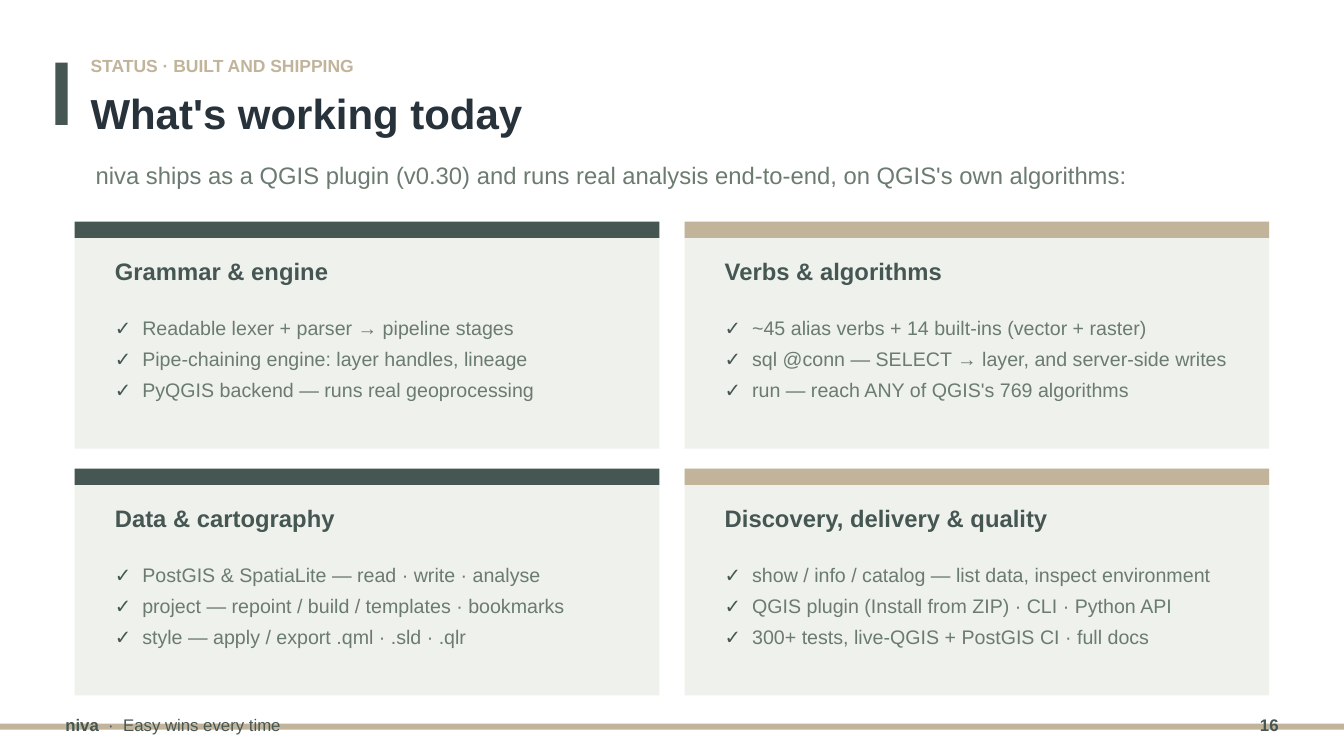
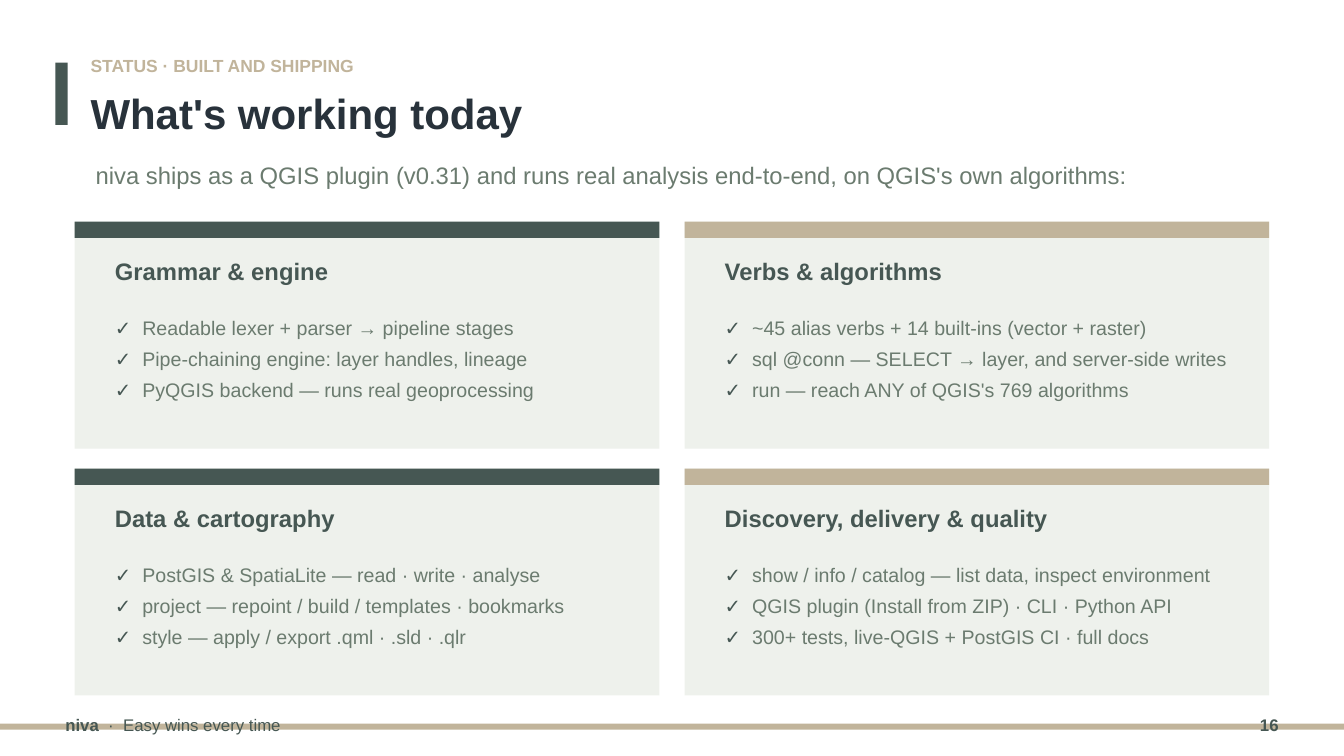
Before and after one commit to johnzastrow/niva, a slide deck: slide 16 of docs/presentation/niva_pitch.pptx. Drawn at 1344x756 pixels with LibreOffice and Linux fonts; fonts in the diff are those of the drawing. Boxes give left, top, right and bottom in pixels: in the first picture for what was removed or moved away, otherwise in the second. Text is boxed around its words. In the diff, an @@ line names an element or a change of style, - is before the commit and + after.

```diff
--- a/docs/presentation/niva_pitch.pptx
+++ b/docs/presentation/niva_pitch.pptx
@@ text at [96,167,1127,189]: text changed @@
-niva ships as a QGIS plugin (v0.30) and runs real analysis end-to-end, on QGIS's own algorithms:
+niva ships as a QGIS plugin (v0.31) and runs real analysis end-to-end, on QGIS's own algorithms:
```
Also in this commit, not shown: 1 other slide changed, 22 other files.
